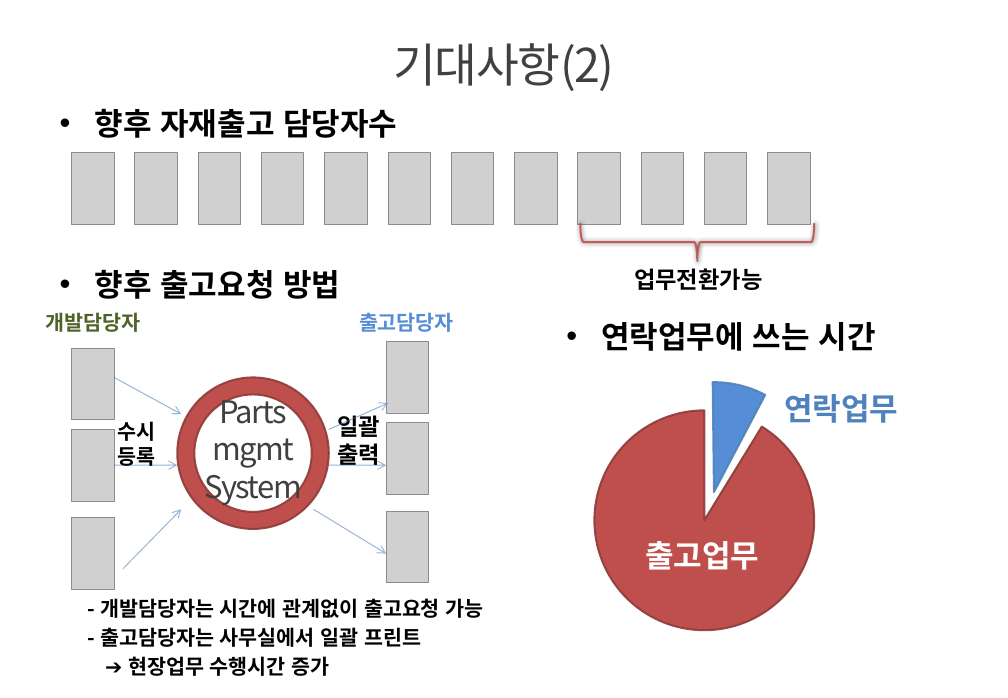
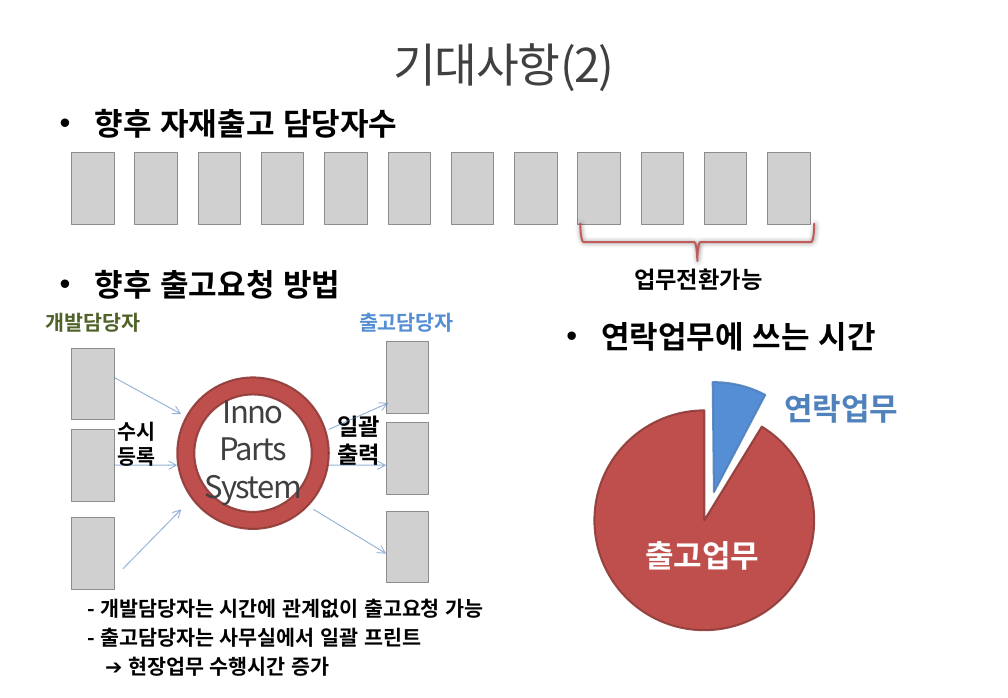
Before and after one commit to jaeyong1/stockmgmt, a slide deck: slide 32 of src/main/webapp/resources/doc/innoparts_user_guide.pptx (slide 27 before the commit). Drawn at 1008x698 pixels with LibreOffice and Linux fonts; fonts in the diff are those of the drawing; grey boxes stand for pictures; background and template pictures are left out. Boxes give left, top, right and bottom in pixels: in the first picture for what was removed or moved away, otherwise in the second. Text is boxed around its words. In the diff, an @@ line names an element or a change of style, - is before the commit and + after.

```diff
--- a/src/main/webapp/resources/doc/innoparts_user_guide.pptx
+++ b/src/main/webapp/resources/doc/innoparts_user_guide.pptx
@@ text at (x1=223, y1=392, x2=284, y2=424): paragraph added @@
+Inno
@@ text at (x1=212, y1=438, x2=294, y2=468): paragraph removed @@
-mgmt
```
Also in this commit, not shown: 2 other slides changed, 5 slides added, 2 other files.
